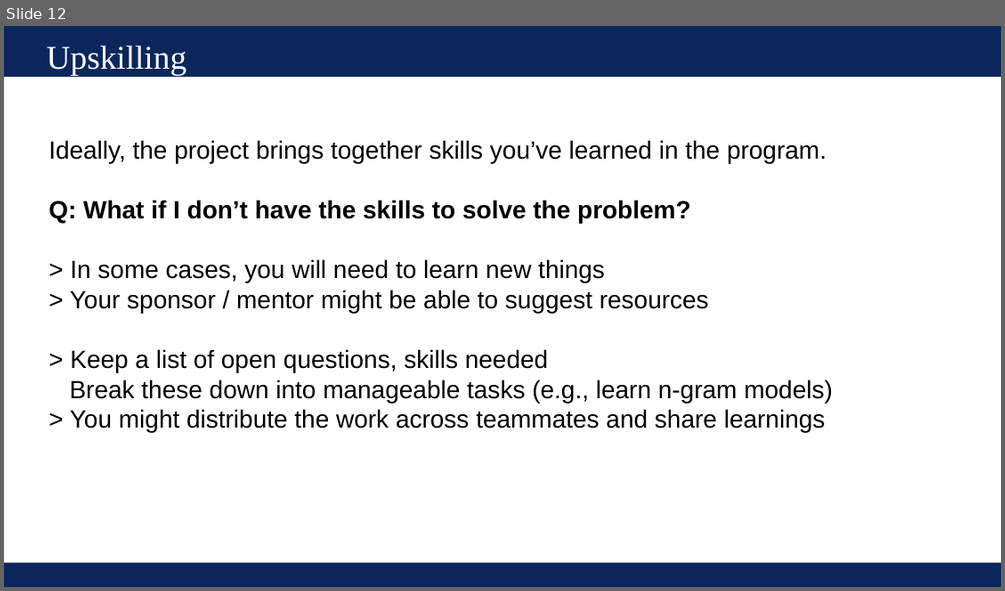
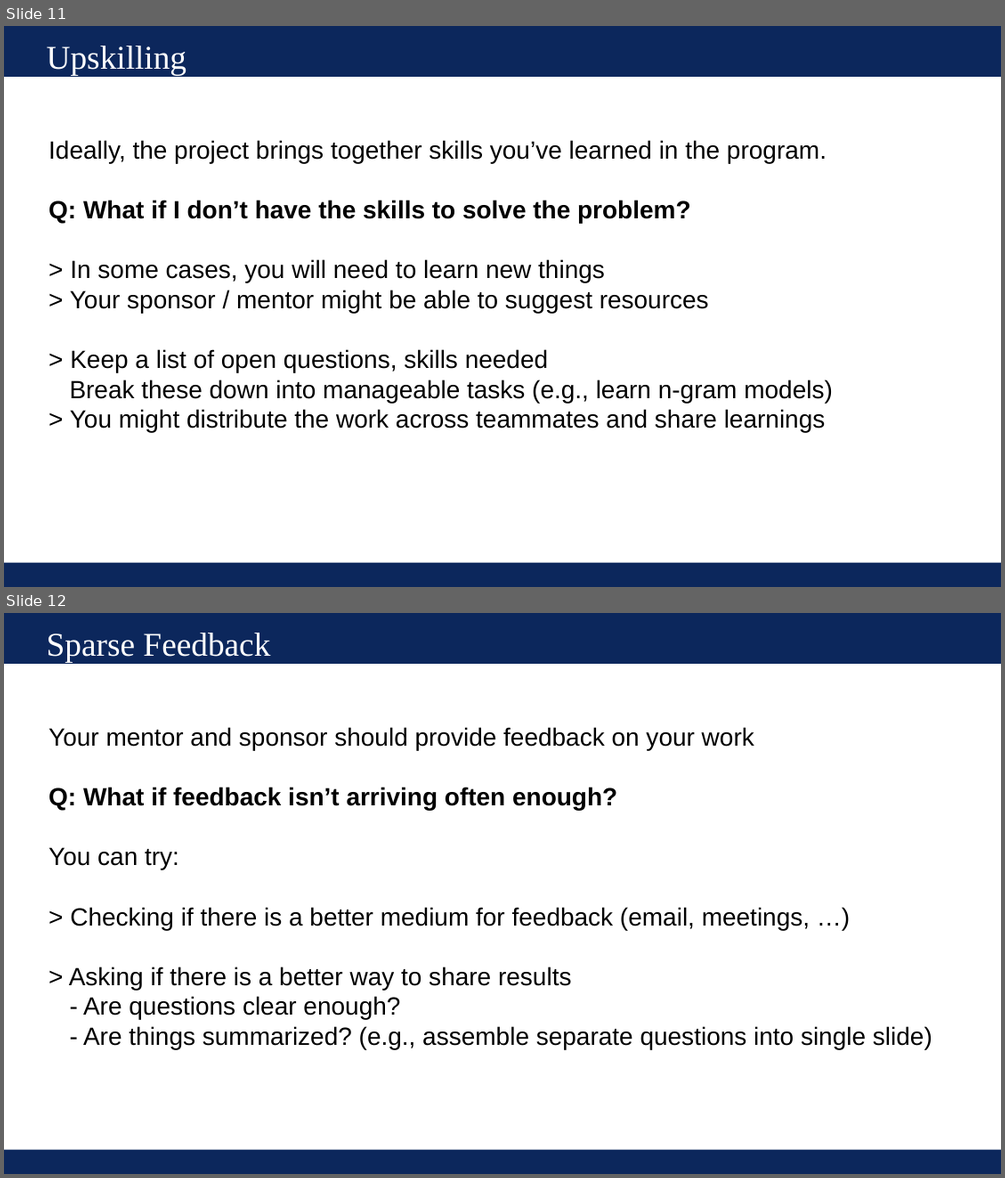
Before and after one commit to UVADS/ds6011, a slide deck: 08_getting_started_and_troubleshooting.pptx. Shown one above the other, each under a label of ours: slide 12 before the commit, slides 11 and 12 after it. The pictures are 1005x591 and 1005x1178 pixels, drawn with LibreOffice and Linux fonts; fonts in the diff are those of the drawing. Boxes give left, top, right and bottom in pixels: in the first picture for what was removed or moved away, otherwise in the second. Text is boxed around its words. In the diff, an @@ line names an element or a change of style, - is before the commit and + after.

```diff
--- a/08_getting_started_and_troubleshooting.pptx
+++ b/08_getting_started_and_troubleshooting.pptx
@@ slide 12 added at (x1=4, y1=613, x2=1001, y2=1174), background #FFFFFF; not listed: 2 template elements that a slide beside it also shows @@
@@ text added at (x1=47, y1=633, x2=270, y2=662), 32 pt, text #FFFFFF @@
+Sparse Feedback
@@ text added at (x1=48, y1=727, x2=932, y2=1049), 24 pt, text #000000 @@
+Your mentor and sponsor should provide feedback on your work
+Q: What if feedback isn’t arriving often enough?
+You can try:
+> Checking if there is a better medium for feedback (email, meetings, …)
+> Asking if there is a better way to share results
+- Are questions clear enough?
+- Are things summarized? (e.g., assemble separate questions into single slide)
@@ what was slide 12 is now slide 11 @@
```
Also in this commit, not shown: 4 slides changed, 4 other slides added, 1 slide removed, 2 other files.
